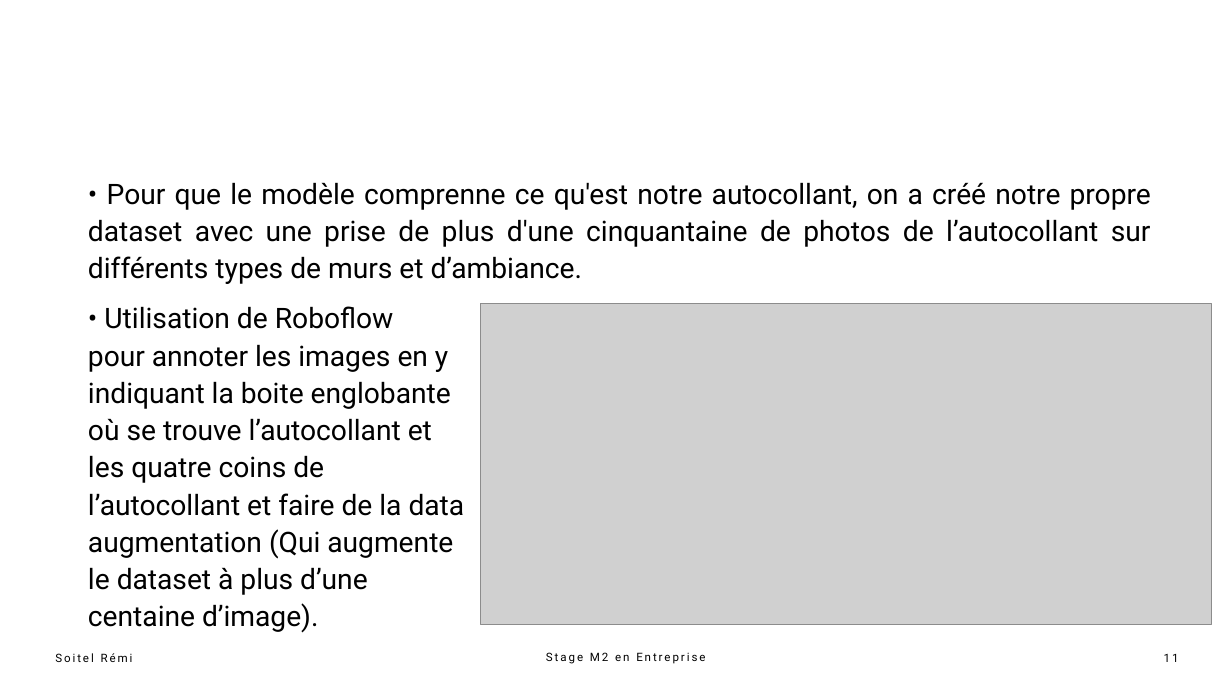
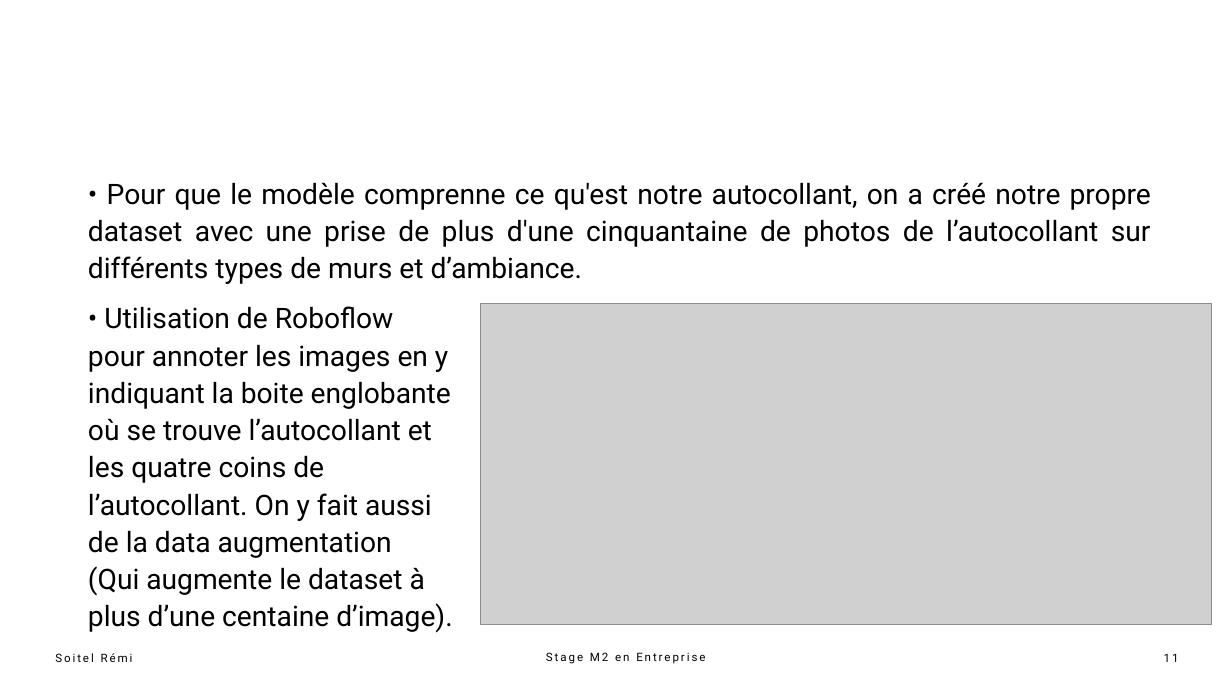
Before and after one commit to UnderBattle/projet_stage_m2, a slide deck: slide 11 of presentation_stage_m2_soitel_remi.pptx. Drawn at 1232x693 pixels with LibreOffice and Linux fonts; fonts in the diff are those of the drawing; grey boxes stand for pictures. Boxes give left, top, right and bottom in pixels: in the first picture for what was removed or moved away, otherwise in the second. Text is boxed around its words. In the diff, an @@ line names an element or a change of style, - is before the commit and + after.

```diff
--- a/presentation_stage_m2_soitel_remi.pptx
+++ b/presentation_stage_m2_soitel_remi.pptx
@@ text at (x1=88, y1=306, x2=452, y2=633): text changed @@
-2. • Utilisation de Roboflow
-   pour annoter les images en y
-   indiquant la boite englobante
-   où se trouve l’autocollant et
-   les quatre coins de
-   l’autocollant et faire de la data
-   augmentation (Qui augmente
-   le dataset à plus d’une
-   centaine d’image).
+2. • Utilisation de Roboflow
+   pour annoter les images en y
+   indiquant la boite englobante
+   où se trouve l’autocollant et
+   les quatre coins de
+   l’autocollant. On y fait aussi
+   de la data augmentation
+   (Qui augmente le dataset à
+   plus d’une centaine d’image).
```
Also in this commit, not shown: 5 other slides changed, 4 other files.
